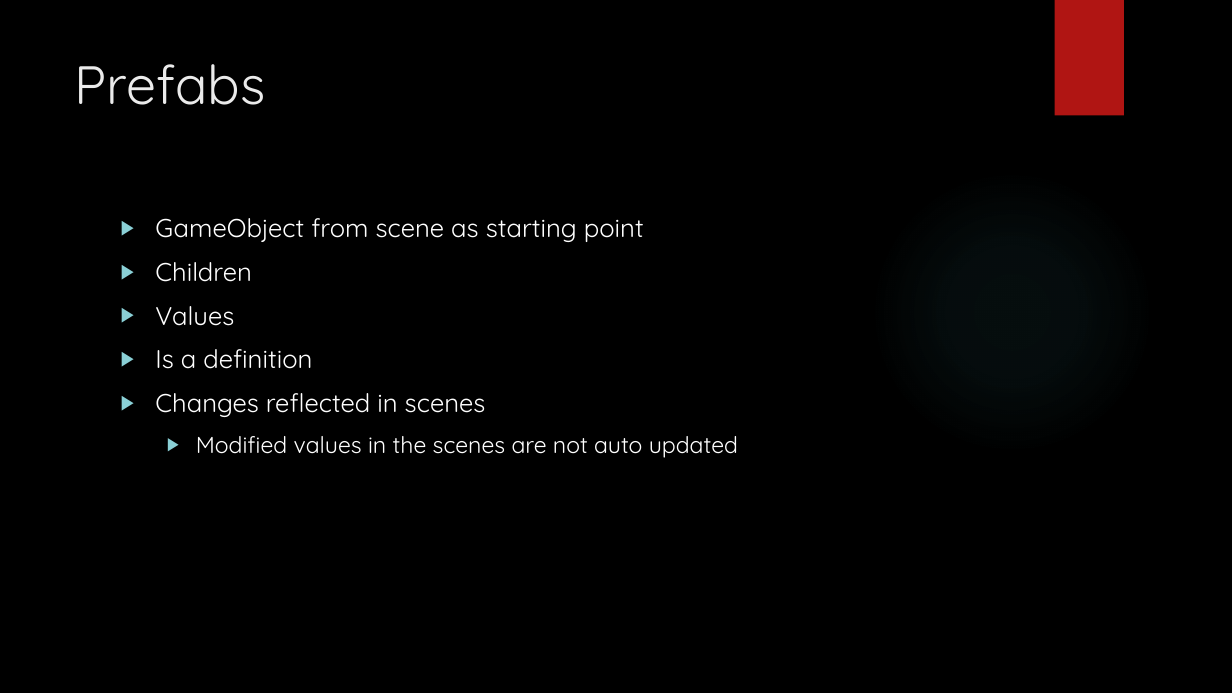
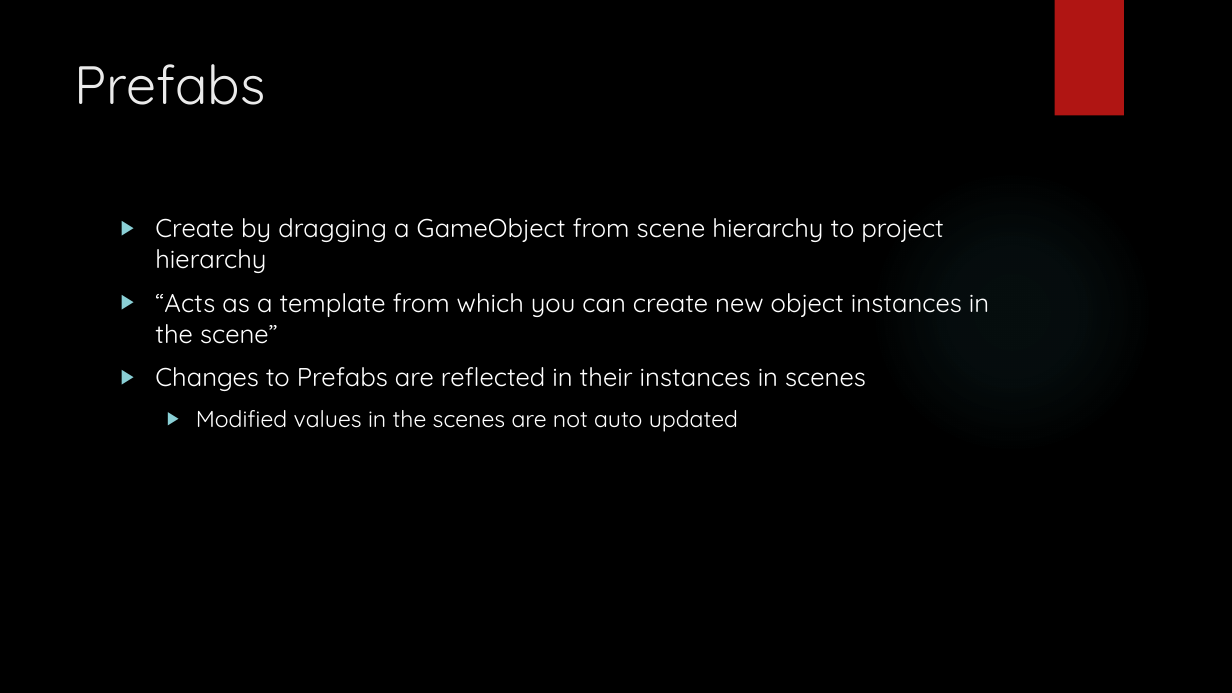
Before and after one commit to jweimann/Demos, a slide deck: slide 15 of Presentations/Intro to Unity.pptx. Drawn at 1232x693 pixels with LibreOffice and Linux fonts; fonts in the diff are those of the drawing; background and template pictures are left out. Boxes give left, top, right and bottom in pixels: in the first picture for what was removed or moved away, otherwise in the second. Text is boxed around its words. In the diff, an @@ line names an element or a change of style, - is before the commit and + after.

Commit message:
PPT Update

```diff
--- a/Presentations/Intro to Unity.pptx
+++ b/Presentations/Intro to Unity.pptx
@@ text at [155,218,989,391]: text changed @@
-▶ GameObject from scene as starting point
-▶ Children
-▶ Values
-▶ Is a definition
-▶ Changes reflected in scenes
+▶ Create by dragging a GameObject from scene hierarchy to project hierarchy
+▶ “Acts as a template from which you can create new object instances in the scene”
+▶ Changes to Prefabs are reflected in their instances in scenes
```
Also in this commit, not shown: 5 other slides changed.
